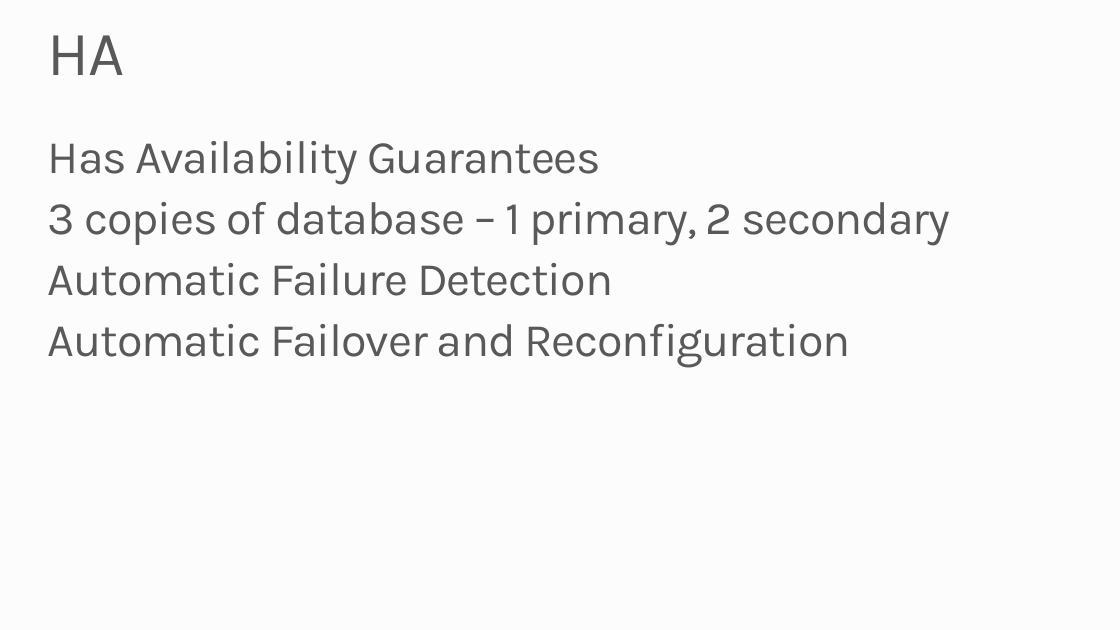
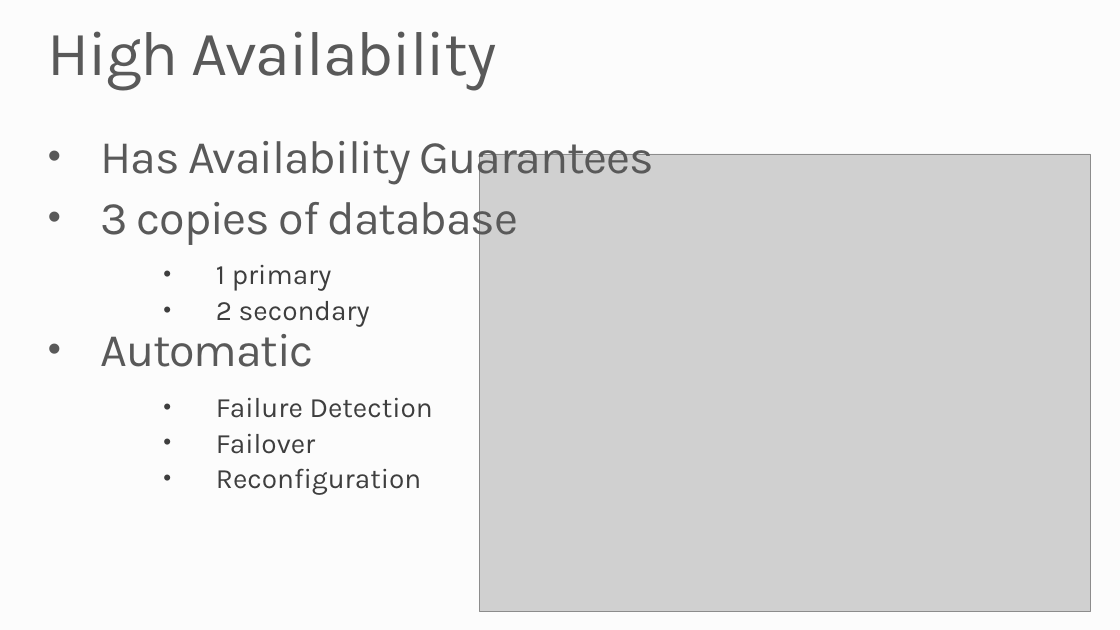
Before and after one commit to robdmoore/SQLAzureTransientDemo, a slide deck: slide 19 of Presentation.pptx (slide 18 before the commit). Drawn at 1120x630 pixels with LibreOffice and Linux fonts; fonts in the diff are those of the drawing; grey boxes stand for pictures; background and template pictures are left out. Boxes give left, top, right and bottom in pixels: in the first picture for what was removed or moved away, otherwise in the second. Text is boxed around its words. In the diff, an @@ line names an element or a change of style, - is before the commit and + after.

```diff
--- a/Presentation.pptx
+++ b/Presentation.pptx
@@ title at [48,31,496,90]: text changed @@
-HA
+High Availability
@@ text at [100,131,654,184]: bullet none to • @@
@@ picture added at [480,154,1091,612] @@
@@ text at [100,192,518,495]: text changed; size 40 to 24 pt; text colour #595959 to #3E3E3E @@
-3 copies of database – 1 primary, 2 secondary
-Automatic Failure Detection
-Automatic Failover and Reconfiguration
+• 3 copies of database
+    • 1 primary
+    • 2 secondary
+• Automatic
+    • Failure Detection
+    • Failover
+    • Reconfiguration
```
Also in this commit, not shown: 4 other slides changed, 1 slide added.
